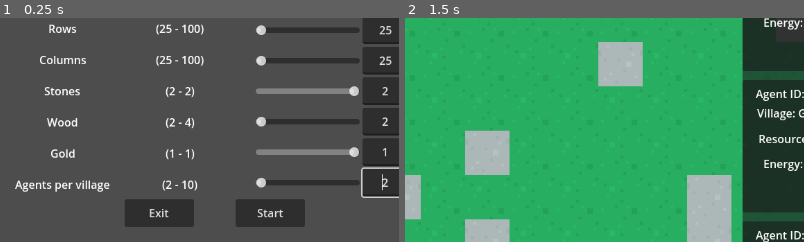
Above: before the commit, frames 1-2 (left to right).
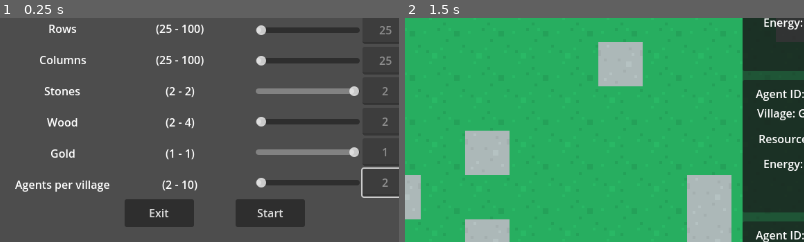
Above: after the commit, the same moments.

Repository: ApostolisSiampanis/intelligent-agents
Game: Godot game, scene res://scenes/input_screen.tscn
Same seed, same stepped clock (60 frames per second), same inputs: the game is played once before the commit and once after it.
Inputs:
- Up to frame 1 (0.25 s): no input
- Up to frame 2 (1.5 s): click "Start" at 0.5 s; click "Show Map" at 1.25 s
The pictures show only the part of the screen within x 23-73%, y 30-80%; the shares and areas given below are measured in that part.

The runs differ from the first frame. In frame 1, 0.2% of the frame differs, in the area x 95-98%, y 3-77%; in frame 2, nothing differs.

Commit message:
Update input_screen.tscn
- Set editable property of LineEdit nodes to false.

Diff:
--- a/scenes/input_screen.tscn
+++ b/scenes/input_screen.tscn
@@ -146,6 +146,7 @@
 text = "25"
 placeholder_text = "Value"
 alignment = 1
+editable = false
 expand_to_text_length = true
 caret_blink = true
 script = ExtResource("1_2sh7x")
@@ -166,6 +167,7 @@
 text = "25"
 placeholder_text = "Value"
 alignment = 1
+editable = false
 expand_to_text_length = true
 caret_blink = true
 script = ExtResource("1_2sh7x")
@@ -187,6 +189,7 @@
 text = "2"
 placeholder_text = "Value"
 alignment = 1
+editable = false
 expand_to_text_length = true
 caret_blink = true
 script = ExtResource("1_2sh7x")
@@ -208,6 +211,7 @@
 text = "2"
 placeholder_text = "Value"
 alignment = 1
+editable = false
 expand_to_text_length = true
 caret_blink = true
 script = ExtResource("1_2sh7x")
@@ -229,6 +233,7 @@
 text = "1"
 placeholder_text = "Value"
 alignment = 1
+editable = false
 expand_to_text_length = true
 caret_blink = true
 script = ExtResource("1_2sh7x")
@@ -250,6 +255,7 @@
 text = "2"
 placeholder_text = "Value"
 alignment = 1
+editable = false
 expand_to_text_length = true
 caret_blink = true
 script = ExtResource("1_2sh7x")
